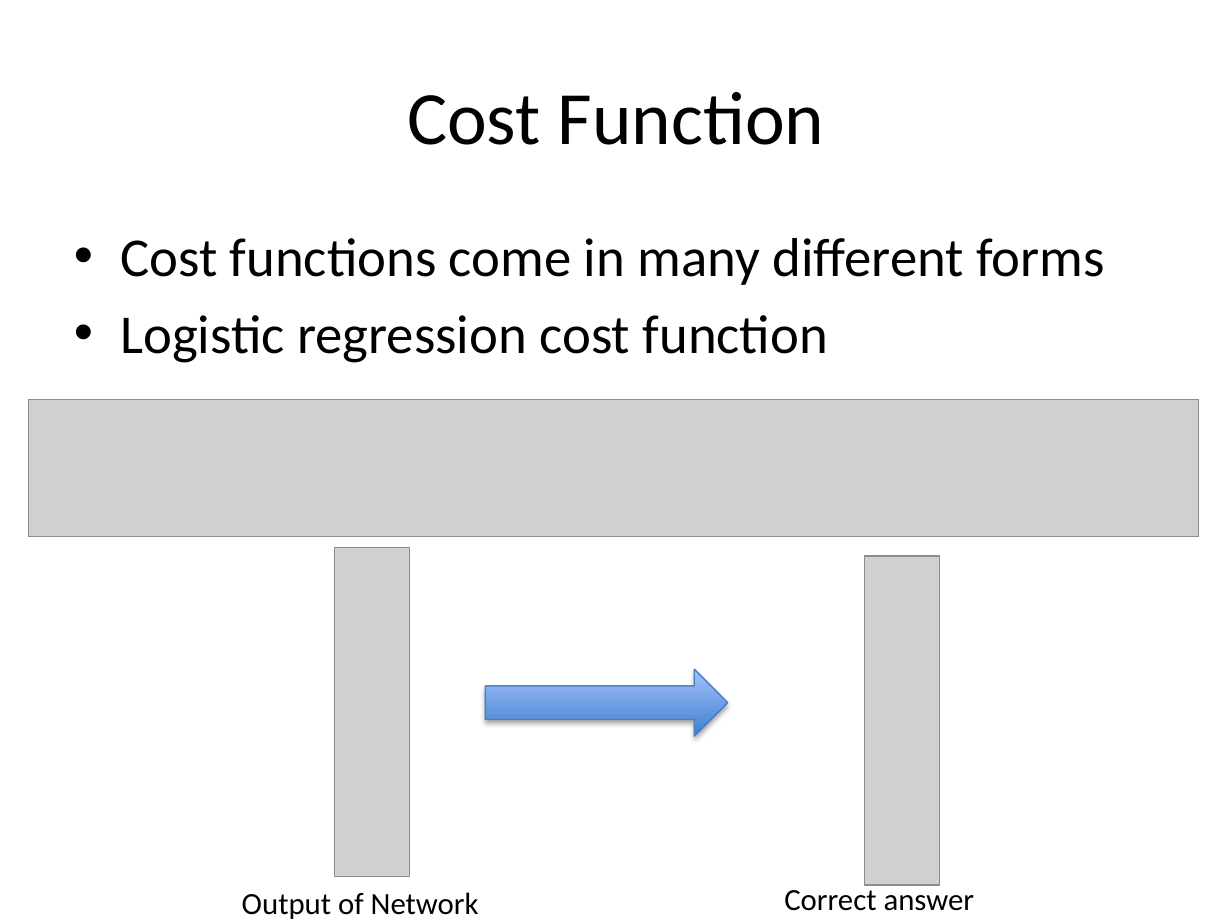
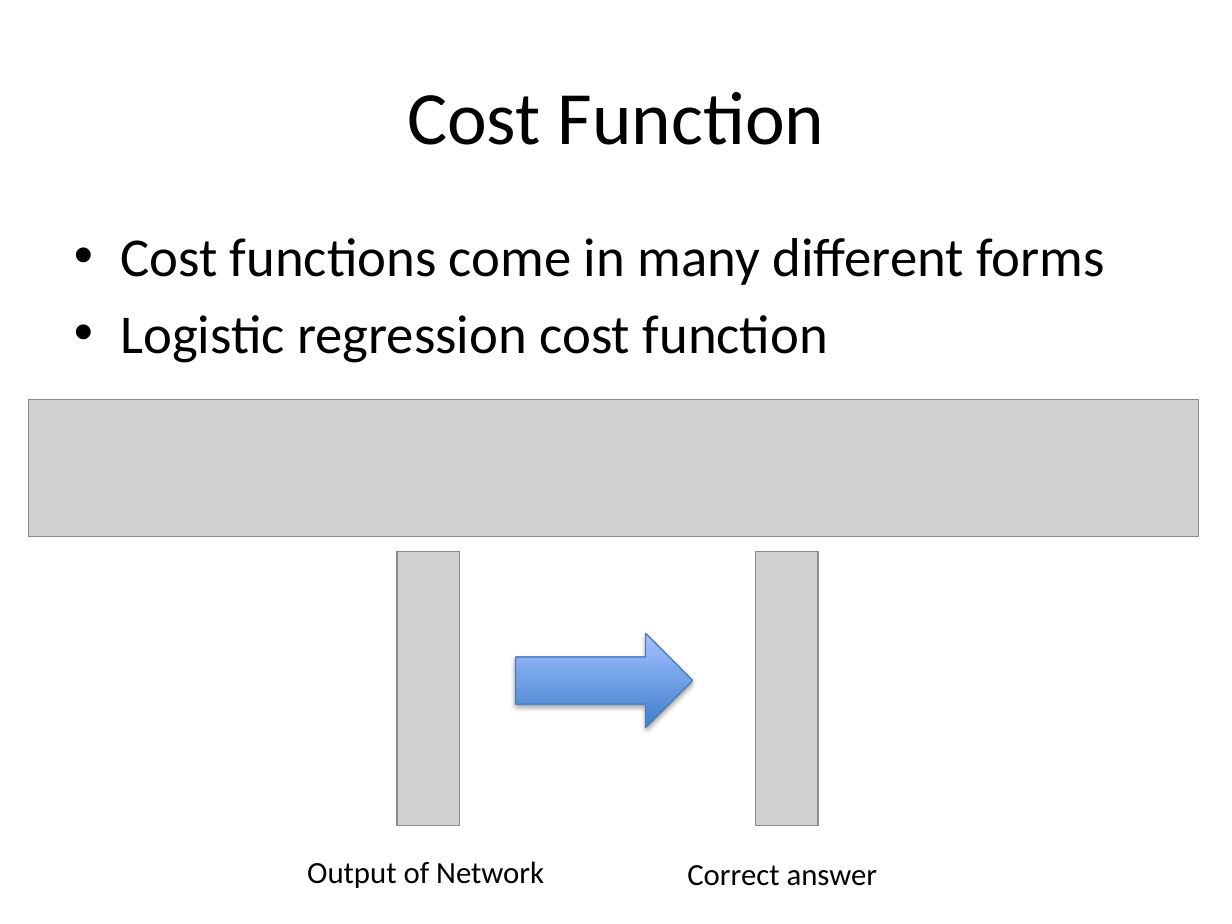
Before and after one commit to dlacombejr/MPCR_demo, a slide deck: slide 22 of aNN_presentation.pptx (slide 13 before the commit). Drawn at 1232x924 pixels with LibreOffice and Linux fonts; fonts in the diff are those of the drawing; grey boxes stand for pictures. Boxes give left, top, right and bottom in pixels: in the first picture for what was removed or moved away, otherwise in the second. Text is boxed around its words. In the diff, an @@ line names an element or a change of style, - is before the commit and + after.

```diff
--- a/aNN_presentation.pptx
+++ b/aNN_presentation.pptx
@@ picture resized from (x1=335, y1=547, x2=410, y2=876) to (x1=397, y1=552, x2=460, y2=825) @@
@@ picture resized from (x1=865, y1=556, x2=940, y2=885) to (x1=756, y1=552, x2=819, y2=825) @@
@@ right arrow resized from (x1=485, y1=669, x2=728, y2=736) to (x1=515, y1=633, x2=692, y2=728) @@
@@ text "Output of Network" moved from (x1=242, y1=892, x2=479, y2=919) to (x1=307, y1=861, x2=544, y2=888) @@
@@ text "Correct answer" rewrapped from (x1=784, y1=884, x2=975, y2=911) to (x1=687, y1=865, x2=878, y2=886) @@
```
Also in this commit, not shown: 12 other slides changed, 9 slides added, 3 other files.
